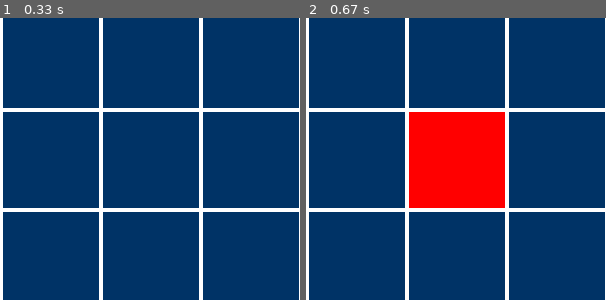
Above: before the commit, frames 1-2 (left to right).
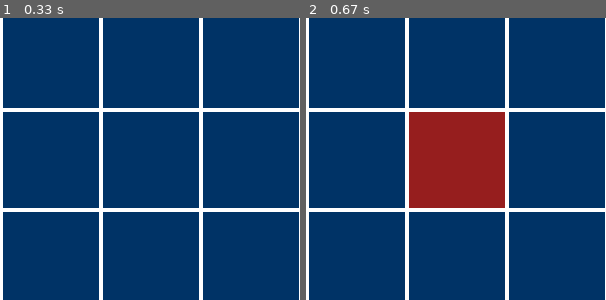
Above: after the commit, the same moments.

Repository: wlsdn2749/Rostark-Transcendence-Simulator
Game: pygame game, started from games/main.py
Two runs of this game, one before a commit and one after it. Both use one fixed random seed, a clock stepped at 60 frames per second and the inputs below.
Inputs (mouse positions are % of the whole screen's width and height, from its top left):
- Up to frame 1 (0.33 s): no input
- Up to frame 2 (0.67 s): click (50, 45) at 0.38 s
The pictures show only the part of the screen within x 25-75%, y 20-70%; the shares and areas given below are measured in that part.

Frame 1 is identical in both runs. In frame 2, 11% of the frame differs, in the area x 34-67%, y 33-68%.

Commit message:
Modify: Color Settings

Diff:
--- a/games/main.py
+++ b/games/main.py
@@ -11,6 +11,7 @@
 BLACK = (0, 0, 0)
 BLUE = (0, 0, 255)
 RED = (255, 0, 0)
+DARK_RED = (150, 30, 30)
 TILE1 = (0, 51, 102)
 
 # Total Window
@@ -49,13 +50,14 @@
             game_over = True
         elif event.type == pygame.MOUSEBUTTONDOWN:
             x, y = pygame.mouse.get_pos()
-            try:
+            if 50 <= x <= 550 and 50 <= y <= 550:
                 target_tile = tiles[(x - 50) // 100][(y - 50) // 100]
-                target_tile.draw(screen, RED)
+                target_tile.draw(screen, DARK_RED)
                 target_tile.draw(screen, WHITE, 2)
                 print(x, y)
-            except Exception as e:
-                print(e)
+            else:
+                print(x, y)
+                print("바깥쪽")
 
     # 그린 선 반영
     pygame.display.update()
